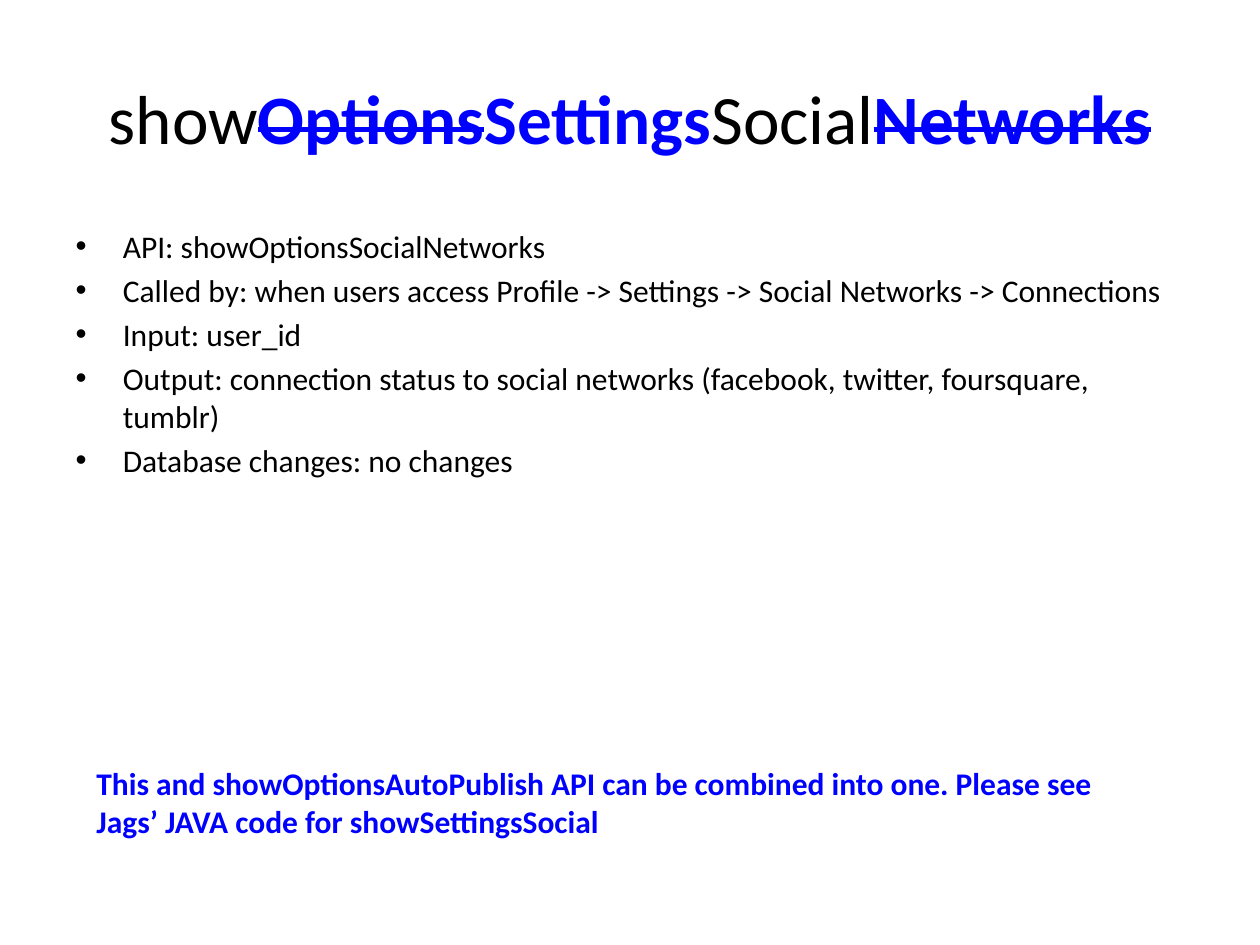
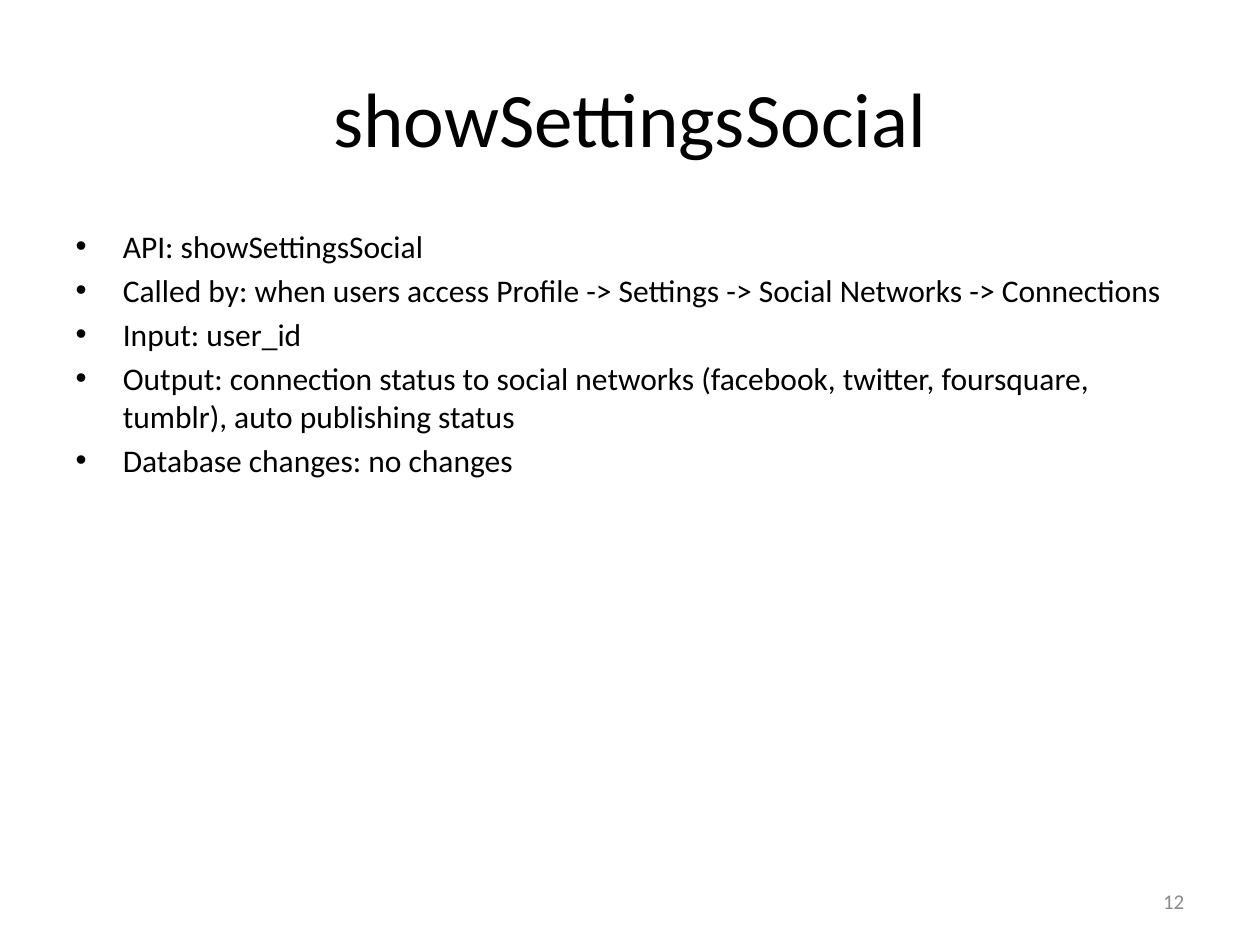
Before and after one commit to catalonia/mob, a slide deck: slide 12 of ws/WS Design Docs/API_Listing.pptx. Drawn at 1260x945 pixels with LibreOffice and Linux fonts; fonts in the diff are those of the drawing. Boxes give left, top, right and bottom in pixels: in the first picture for what was removed or moved away, otherwise in the second. Text is boxed around its words. In the diff, an @@ line names an element or a change of style, - is before the commit and + after.

```diff
--- a/ws/WS Design Docs/API_Listing.pptx
+++ b/ws/WS Design Docs/API_Listing.pptx
@@ title at (333,93,925,161): text changed; size 39.6 to 44 pt; text colour #0000FF to #000000; bold off @@
-showOptionsSettingsSocialNetworks
+showSettingsSocial
@@ text at (123,236,423,264): text changed @@
-• API: showOptionsSocialNetworks
+• API: showSettingsSocial
@@ text at (123,367,1089,434): text changed @@
-• Output: connection status to social networks (facebook, twitter, foursquare, tumblr)
+• Output: connection status to social networks (facebook, twitter, foursquare, tumblr), auto publishing status
@@ text removed at (96,773,1091,839) @@
-This and showOptionsAutoPublish API can be combined into one. Please see Jags’ JAVA code for showSettingsSocial
@@ page number added at (1163,895,1184,909), 12 pt, text #8C8C8C @@
+12
```
Also in this commit, not shown: 29 other slides changed, 7 slides added, 2 slides removed.
